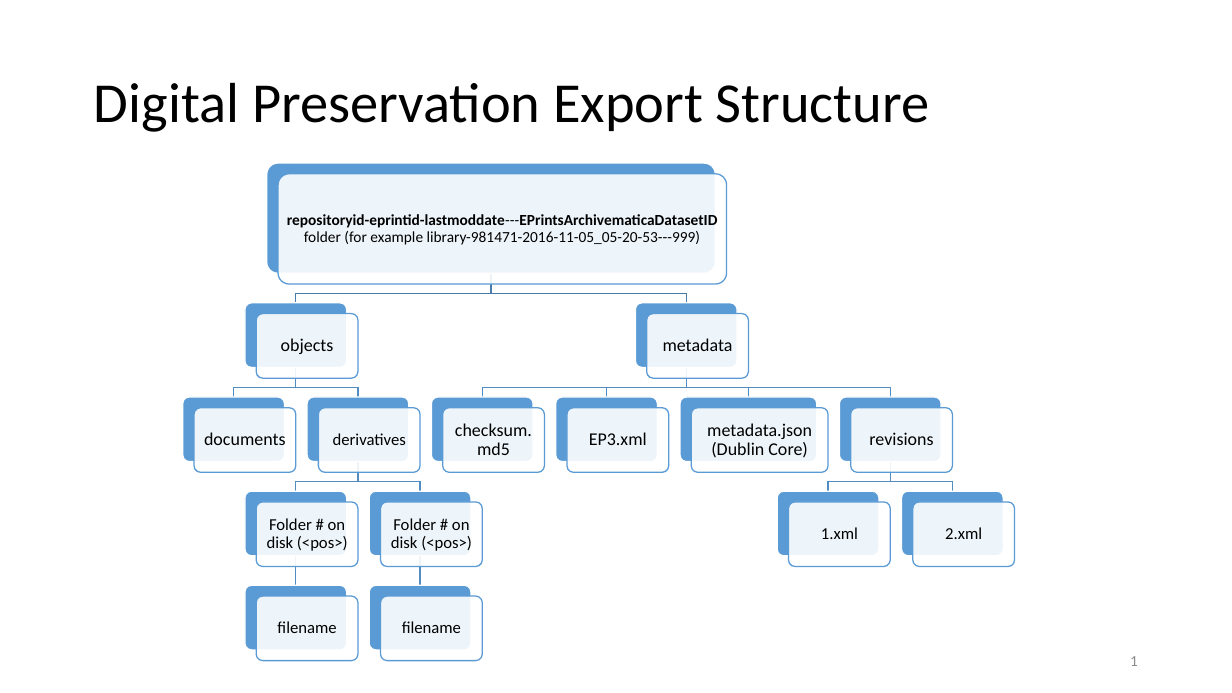
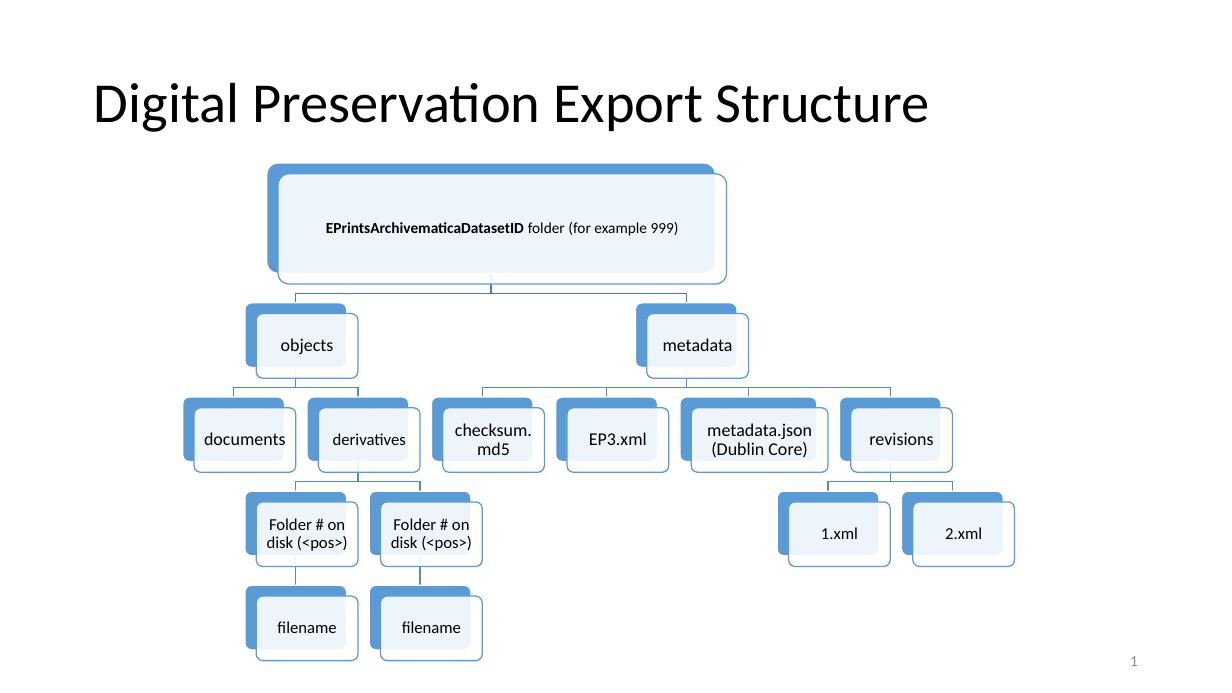
Before and after one commit to eprintsug/EPrintsArchivematica, a slide deck: slide 1 of EPrintsArchivematicaExportStructure-v2.pptx. Drawn at 1232x693 pixels with LibreOffice and Linux fonts; fonts in the diff are those of the drawing. Boxes give left, top, right and bottom in pixels: in the first picture for what was removed or moved away, otherwise in the second. Text is boxed around its words. In the diff, an @@ line names an element or a change of style, - is before the commit and + after.

Commit message:
Update to spec - use EPrintsArchivematicaDatasetID for the top folder name of the exported AIP

```diff
--- a/EPrintsArchivematicaExportStructure-v2.pptx
+++ b/EPrintsArchivematicaExportStructure-v2.pptx
@@ text at (x1=326, y1=222, x2=679, y2=236): text changed @@
-repositoryid-eprintid-lastmoddate---EPrintsArchivematicaDatasetID folder (for example library-981471-2016-11-05_05-20-53---999)
+EPrintsArchivematicaDatasetID folder (for example 999)
```
Also in this commit, not shown: 1 other file.
